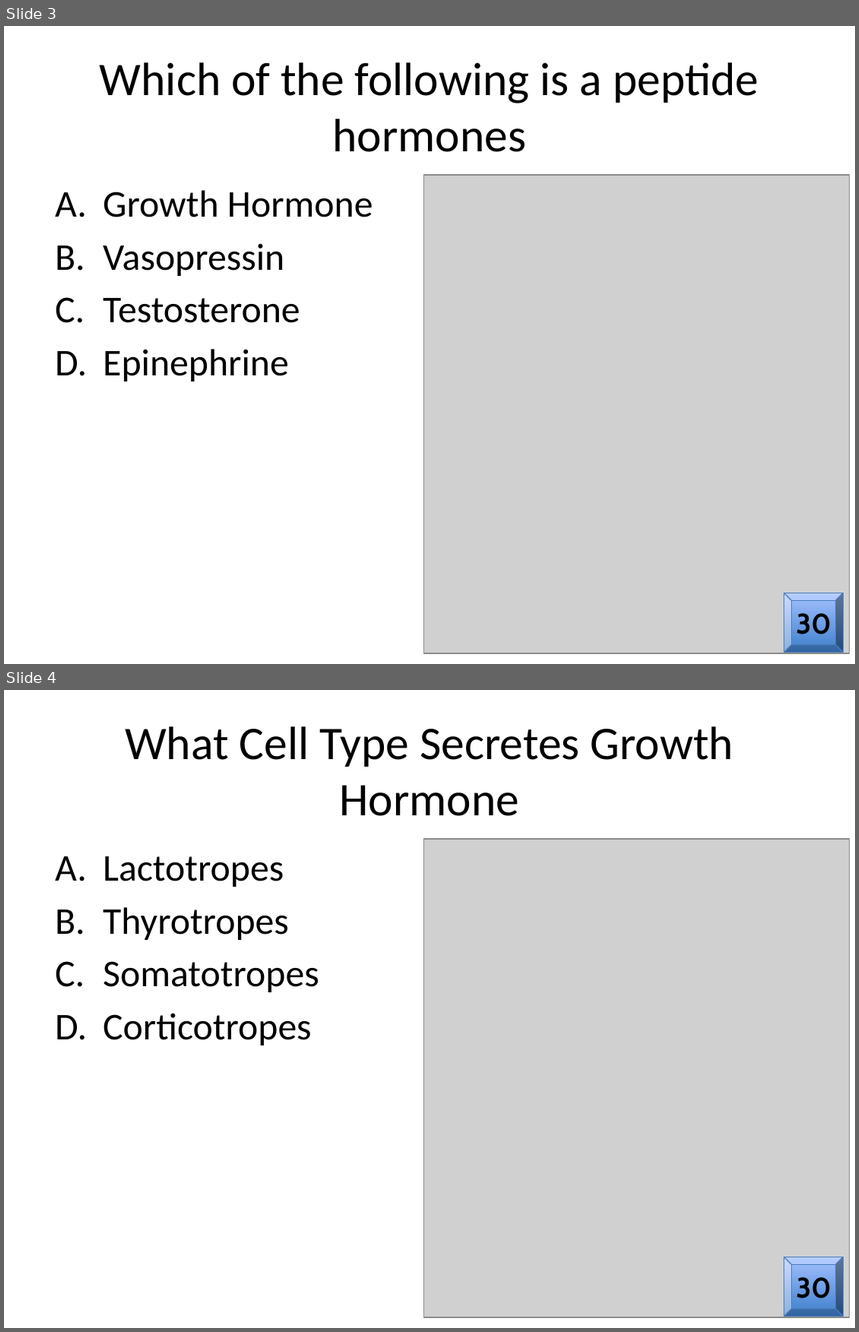
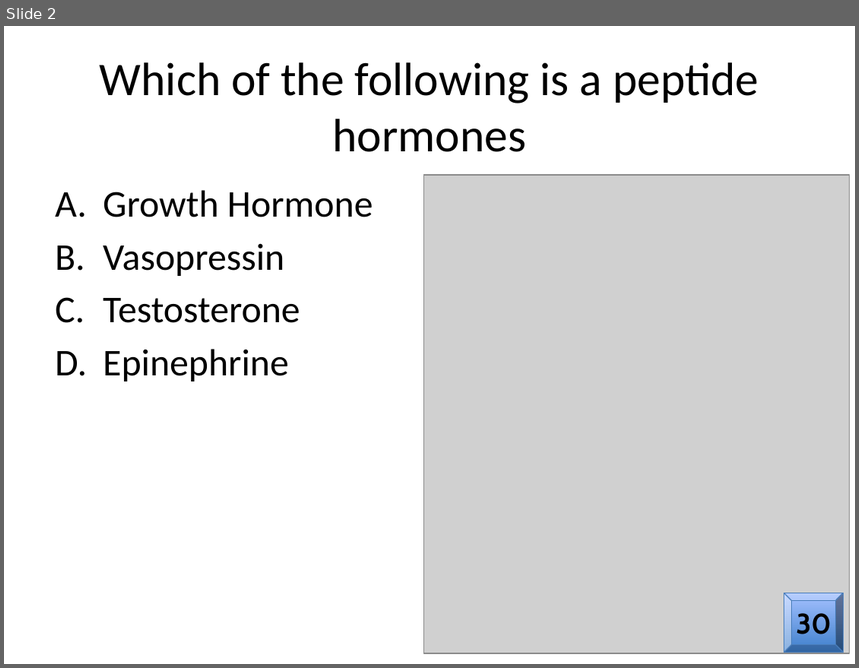
Before and after one commit to detricksnyder/TeachingLectures, a slide deck: PHYS101/endocrine-control-systems/quiz.pptx. Shown one above the other, each under a label of ours: slides 3 and 4 before the commit, slide 2 after it. The pictures are 859x1332 and 859x668 pixels, drawn with LibreOffice and Linux fonts; fonts in the diff are those of the drawing; grey boxes stand for pictures. Boxes give left, top, right and bottom in pixels: in the first picture for what was removed or moved away, otherwise in the second. Text is boxed around its words. In the diff, an @@ line names an element or a change of style, - is before the commit and + after.

```diff
--- a/PHYS101/endocrine-control-systems/quiz.pptx
+++ b/PHYS101/endocrine-control-systems/quiz.pptx
@@ slide 4 removed at <box>4,690,855,1328</box>, background #FFFFFF @@
@@ title removed at <box>125,726,734,816</box> @@
-What Cell Type Secretes Growth Hormone
@@ picture removed at <box>424,839,849,1317</box> @@
@@ text removed at <box>103,856,319,1046</box> @@
-A. Lactotropes
-B. Thyrotropes
-C. Somatotropes
-D. Corticotropes
@@ bevel removed at <box>785,1258,843,1316</box> @@
@@ text removed at <box>796,1274,831,1299</box> @@
-30
@@ what was slide 3 is now slide 2 @@
```
Also in this commit, not shown: 2 other slides removed.
